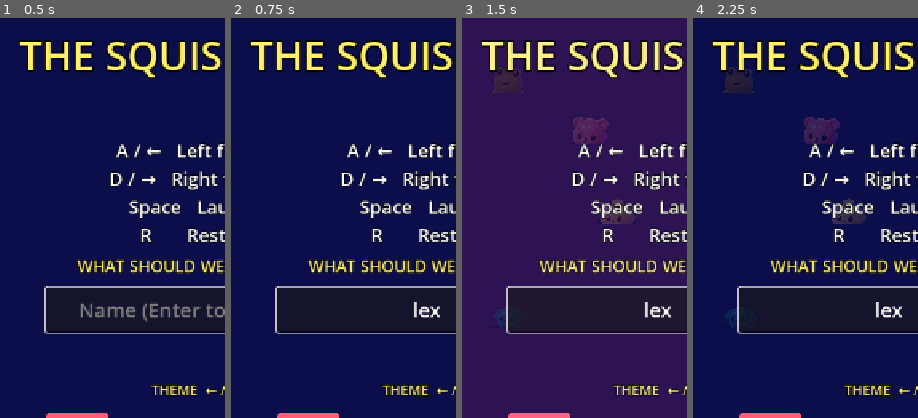
Above: before the commit, frames 1-4 (left to right).
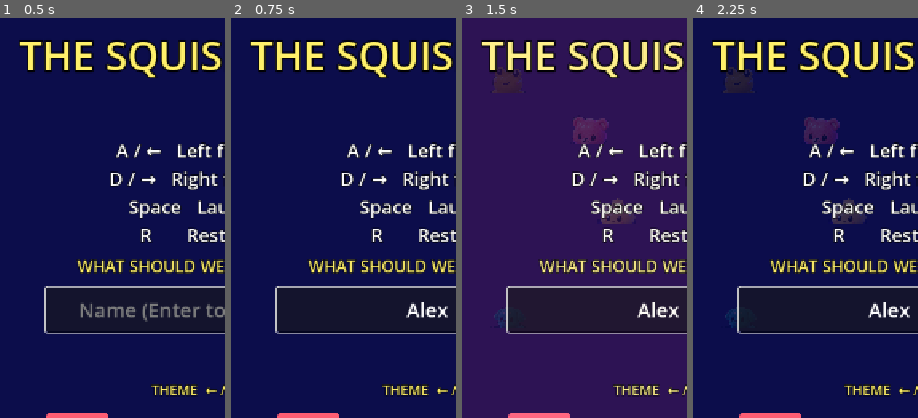
Above: after the commit, the same moments.

Repository: StephenForte/The-Squishy-Pinball-Machine
Game: Godot game, scene res://scenes/main.tscn
The game is run twice, just before and just after one commit, with the same random seed, the same clock (stepped at 60 frames per second) and the same inputs.
Inputs (mouse positions are % of the whole screen's width and height, from its top left):
- Up to frame 1 (0.5 s): no input
- Up to frame 2 (0.75 s): click (50, 54) at 0.52 s; type "Alex" at 0.6 s
- Up to frame 3 (1.5 s): click "←" at 1.25 s
- Up to frame 4 (2.25 s): click "→" at 2 s
The pictures show only the part of the screen within x 6-56%, y 17-67%; the shares and areas given below are measured in that part.

Frame 1 is identical in both runs. In frame 2, 0.4% of the frame differs, in the area x 77-97%, y 71-75%; in frame 3, 0.4%; in frame 4, 0.4%.

Commit message:
T12: let NameEdit receive A/D/R/Space/arrows
_input ran before GUI and marked those keys handled, so Natasha could not type her own name. Swallow only synthetic InputEventActions; LineEdit gets the real keys. Case 3 now types A/Space/R/D.

Co-authored-by: Cursor <cursoragent@cursor.com>

Diff:
--- a/scripts/ui/name_entry.gd
+++ b/scripts/ui/name_entry.gd
@@ -54,25 +54,12 @@
 func _input(event: InputEvent) -> void:
 	if not visible or not is_visible_in_tree():
 		return
+	# Escape is not a name character. Do not mark A/D/R/Space/arrows handled
+	# here — `_input` runs before GUI, and the LineEdit needs those keys.
 	if event is InputEventKey and event.pressed and not event.echo:
 		var key := event as InputEventKey
 		if key.keycode == KEY_ESCAPE or key.physical_keycode == KEY_ESCAPE:
 			_cancel()
-			get_viewport().set_input_as_handled()
-			return
-	if not is_capturing():
-		return
-	if (
-		event.is_action_pressed("launch_ball")
-		or event.is_action_pressed("restart")
-		or event.is_action_pressed("flipper_left")
-		or event.is_action_pressed("flipper_right")
-	):
-		get_viewport().set_input_as_handled()
-		return
-	if event is InputEventKey and event.pressed:
-		var key := event as InputEventKey
-		if key.physical_keycode == KEY_LEFT or key.physical_keycode == KEY_RIGHT:
 			get_viewport().set_input_as_handled()
 
 
--- a/scripts/ui/title.gd
+++ b/scripts/ui/title.gd
@@ -78,19 +78,16 @@
 func _input(event: InputEvent) -> void:
 	if _dismissed:
 		return
+	# Swallow only synthetic actions. Real keys must reach NameEdit as text
+	# (`_input` runs before GUI). Flippers are gated in `_process`.
+	if not (event is InputEventAction):
+		return
 	var capturing := _is_capturing_name()
-	if capturing or _needs_name():
-		if event.is_action_pressed("launch_ball"):
-			get_viewport().set_input_as_handled()
-			return
-	if capturing:
-		if event.is_action_pressed("restart"):
-			get_viewport().set_input_as_handled()
-			return
-		if event is InputEventKey and event.pressed:
-			var key := event as InputEventKey
-			if key.physical_keycode == KEY_LEFT or key.physical_keycode == KEY_RIGHT:
-				get_viewport().set_input_as_handled()
+	if (capturing or _needs_name()) and event.is_action_pressed("launch_ball"):
+		get_viewport().set_input_as_handled()
+		return
+	if capturing and event.is_action_pressed("restart"):
+		get_viewport().set_input_as_handled()
 
 
 func _unhandled_input(event: InputEvent) -> void:
@@ -99,6 +96,12 @@
 	if _is_capturing_name() or _needs_name():
 		if event.is_action_pressed("launch_ball"):
 			get_viewport().set_input_as_handled()
+		if _is_capturing_name() and event.is_action_pressed("restart"):
+			get_viewport().set_input_as_handled()
+		if _is_capturing_name() and event is InputEventKey and event.pressed:
+			var key := event as InputEventKey
+			if key.physical_keycode == KEY_LEFT or key.physical_keycode == KEY_RIGHT:
+				get_viewport().set_input_as_handled()
 		return
 	if event.is_action_pressed("change_name"):
 		_name_entry.open()
--- a/tests/profile_test.gd
+++ b/tests/profile_test.gd
@@ -136,6 +136,22 @@
 	main.get_viewport().push_input(arrow)
 	if String(_theme.palette_id) != palette_before:
 		return _fail("case 3: Right arrow changed palette while NameEntry focused")
+
+	var edit := entry.get_node_or_null("NameEdit") as LineEdit
+	if edit == null:
+		return _fail("case 3: missing NameEdit")
+	edit.text = ""
+	edit.caret_column = 0
+	edit.grab_focus()
+	await process_frame
+	_type_char(main, KEY_A, 97)
+	_type_char(main, KEY_SPACE, 32)
+	_type_char(main, KEY_R, 114)
+	_type_char(main, KEY_D, 100)
+	await process_frame
+	if edit.text != "a rd":
+		return _fail("case 3: LineEdit should accept A/Space/R/D, got '%s'" % edit.text)
+	edit.text = ""
 
 	_cases_passed += 1
 	print("PROFILE case 3 pass")
@@ -268,6 +284,18 @@
 		if entry.has_method("grab_name_focus"):
 			entry.grab_name_focus()
 		await process_frame
+
+
+func _type_char(main: Node, keycode: Key, unicode: int) -> void:
+	var ev := InputEventKey.new()
+	ev.pressed = true
+	ev.echo = false
+	ev.keycode = keycode
+	ev.physical_keycode = keycode
+	ev.unicode = unicode
+	main.get_viewport().push_input(ev)
+	ev.pressed = false
+	main.get_viewport().push_input(ev)
 
 
 func _push_action(main: Node, action: StringName, pressed: bool = true) -> void:
